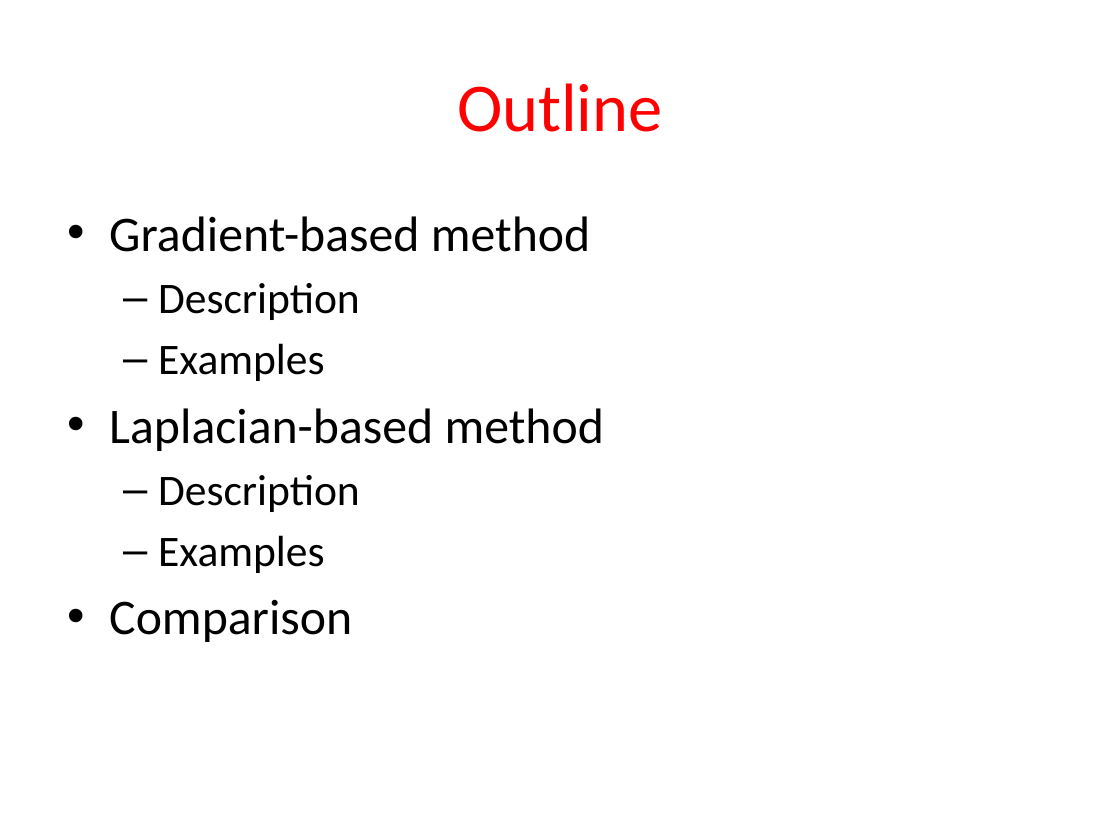
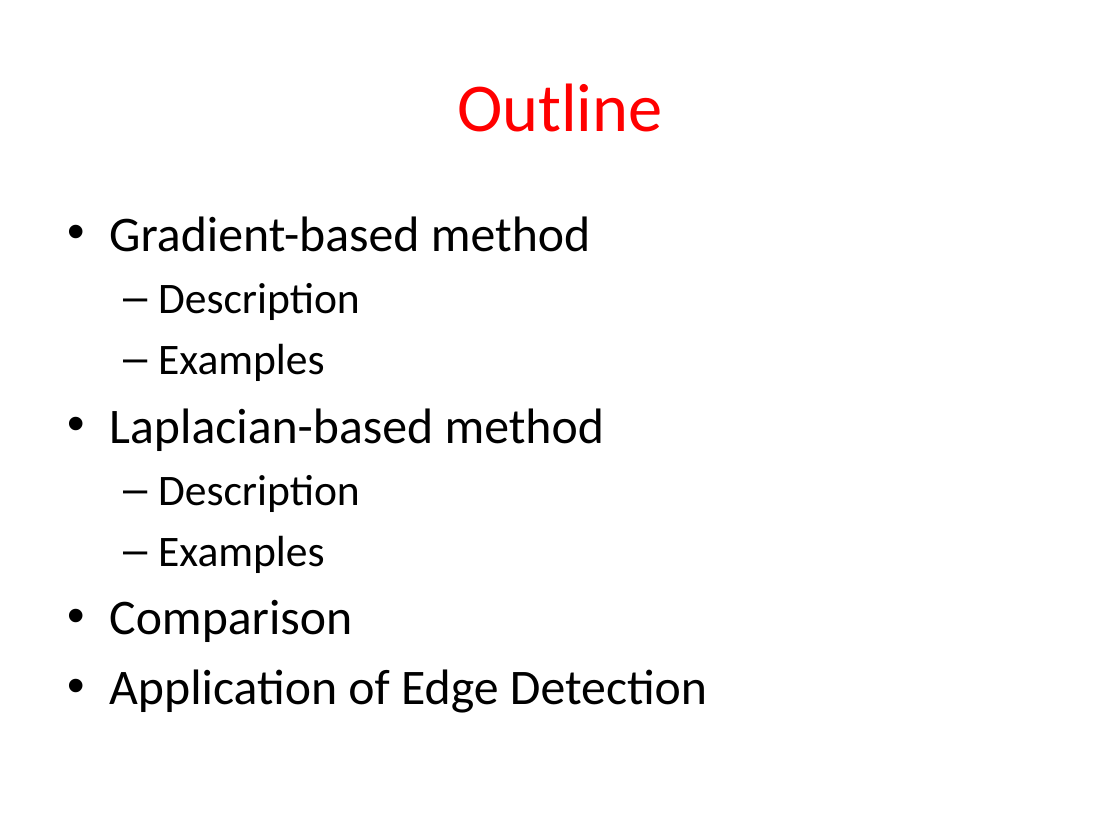
Before and after one commit to leoninnovate/6.344-Project, a slide deck: slide 2 of docs/presentation/presentation.pptx. Drawn at 1120x840 pixels with LibreOffice and Linux fonts; fonts in the diff are those of the drawing. Boxes give left, top, right and bottom in pixels: in the first picture for what was removed or moved away, otherwise in the second. Text is boxed around its words. In the diff, an @@ line names an element or a change of style, - is before the commit and + after.

```diff
--- a/docs/presentation/presentation.pptx
+++ b/docs/presentation/presentation.pptx
@@ text at bbox=[109, 669, 707, 713]: paragraph added @@
+• Application of Edge Detection
```
Also in this commit, not shown: 5 other files.
